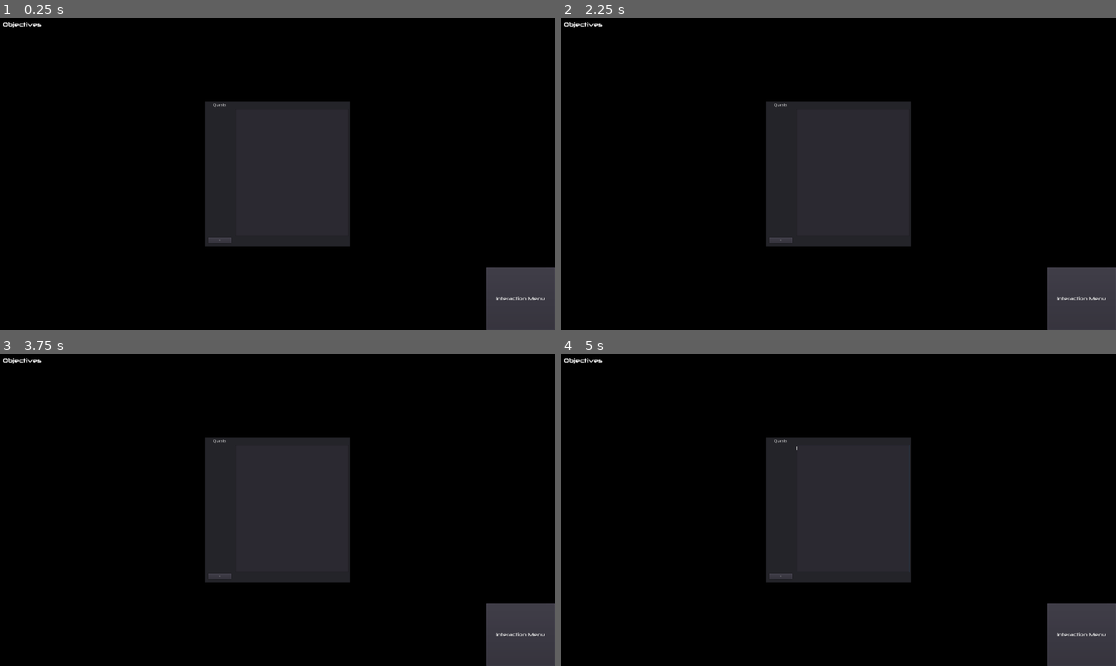
Above: before the commit, frames 1-4 (two rows, left to right).
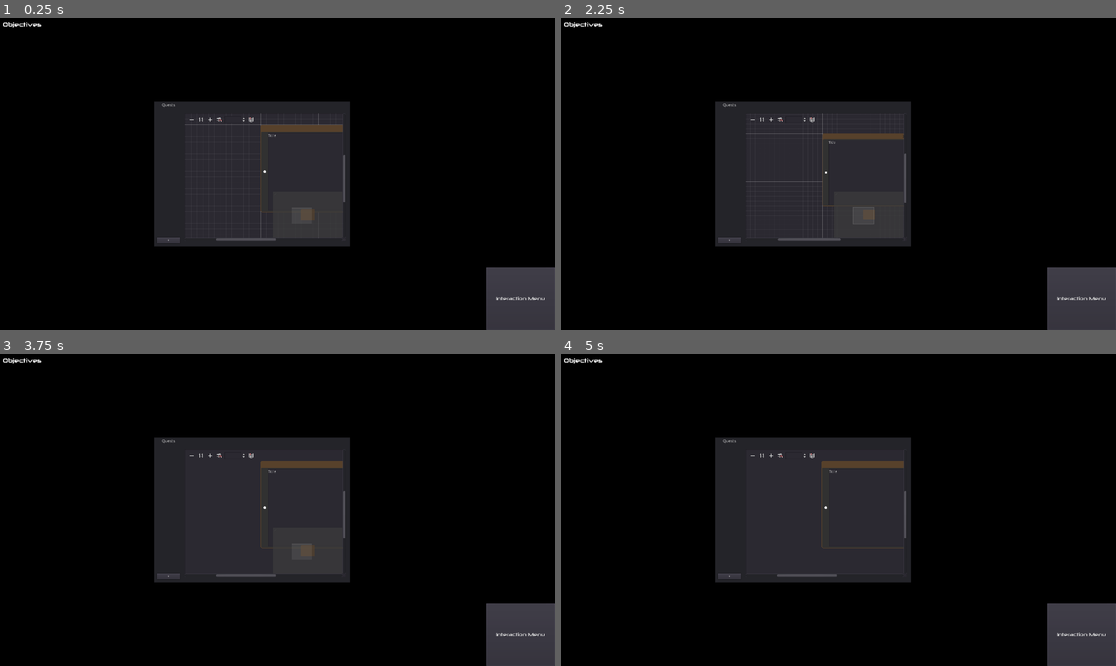
Above: after the commit, the same moments.

Repository: Thorqs/RLQuest
Game: Godot game, scene res://Control.tscn
The game is run twice, just before and just after one commit, with the same random seed, the same clock (stepped at 60 frames per second) and the same inputs.
Inputs (mouse positions are in pixels of both pictures, inside the frame that each line leads up to):
- Up to frame 1 (0.25 s): no input
- Up to frame 2 (2.25 s): click "+" at 0.5 s; click (622, 33) at 1.25 s; click (755, 120) at 2.02 s
- Up to frame 3 (3.75 s): click (210, 456) at 2.77 s; click (222, 456) at 3.52 s
- Up to frame 4 (5 s): click (810, 456) at 4.27 s

The runs differ from the first frame. In frame 1, 5.1% of the frame differs, in the area x 27-63%, y 26-74%; in frame 2, 5.0%; in frame 3, 5.0%; in frame 4, 4.9%.

Commit message:
Saving implemented!

Diff:
--- a/Control.tscn
+++ b/Control.tscn
@@ -1,7 +1,8 @@
-[gd_scene load_steps=5 format=2]
+[gd_scene load_steps=6 format=2]
 
 [ext_resource path="res://Control.gd" type="Script" id=1]
 [ext_resource path="res://neuropolitical rg.ttf" type="DynamicFontData" id=2]
+[ext_resource path="res://QuestGraph.tscn" type="PackedScene" id=3]
 
 [sub_resource type="DynamicFont" id=1]
 size = 20
@@ -85,7 +86,7 @@
 anchor_top = 0.5
 anchor_right = 0.5
 anchor_bottom = 0.5
-margin_left = -250.0
+margin_left = -427.0
 margin_top = -250.0
 margin_right = 250.0
 margin_bottom = 250.0
@@ -141,9 +142,9 @@
 margin_right = 495.0
 margin_bottom = 19.0
 
-[node name="questDetails" type="TextEdit" parent="Journal"]
-margin_left = 105.0
-margin_top = 25.0
-margin_right = 495.0
-margin_bottom = 465.0
+[node name="QuestGraph" parent="Journal" instance=ExtResource( 3 )]
+margin_left = 106.0
+margin_top = 40.0
+margin_right = 664.0
+margin_bottom = 483.0
 [connection signal="pressed" from="Journal/addButton" to="." method="_on_add_button_pressed"]
--- a/QuestGraph.gd
+++ b/QuestGraph.gd
@@ -4,26 +4,78 @@
 
 # Called when the node enters the scene tree for the first time.
 func _ready():
-	pass # Replace with function body.
+	load_save()
+
+func save():
+	var save_quest = File.new()
+	# get name from parent later
+	save_quest.open("res://qname.qst", File.WRITE)
+	var node_data = []
+	for c in get_children():
+		if c is GraphNode:
+			node_data.append({"name": c.name,
+								"offset_x": c.get_offset().x,
+								"offset_y": c.get_offset().y,
+								"size_x": c.get_rect().size.x,
+								"size_y": c.get_rect().size.y,
+								"data": c.get_data()})
+	var data = {"connections": get_connection_list(), "nodes": node_data}
+	save_quest.store_line(to_json(data))
+	save_quest.close()
+	print("saved!")
+
+func load_save():
+	var save_quest = File.new()
+	if not save_quest.file_exists("res://qname.qst"):
+		return
+
+	for c in get_children():
+		if c is GraphNode:
+			c.free()
+
+	save_quest.open("res://qname.qst", File.READ)
+	var save_data = parse_json(save_quest.get_line())
+	for node in save_data["nodes"]:
+		var graph_node_instance = graph_node.instance()
+		graph_node_instance.set_size(Vector2(float(node["size_x"]), float(node["size_y"])))
+		add_child(graph_node_instance)
+		graph_node_instance.name = node["name"]
+		graph_node_instance.set_offset(Vector2(float(node["offset_x"]), float(node["offset_y"])))
+		graph_node_instance.set_data(node["data"])
+
+	for conn in save_data["connections"]:
+		connect_node(conn["from"], conn["from_port"], conn["to"], conn["to_port"])
+	save_quest.close()
+	print("loaded!")
 
 func get_connections(node_name):
 	var ret = {"left": [], "right": []}
 	for conn in get_connection_list():
-		if node_name == conn["from:"]: ret["right"].append(conn["to"])
-		elif node_name == conn["to:"]: ret["right"].append(conn["from"])
+		if node_name == conn["from"]: ret["right"].append(conn["to"])
+		elif node_name == conn["to"]: ret["left"].append(conn["from"])
+	return ret
+
+func disconnect_connections_of_node(node_name):
+	var conn = get_connections(node_name)
+	for c in conn["left"]: disconnect_node(c, 0, node_name, 0)
+	for c in conn["right"]: disconnect_node(node_name, 0, c, 0)
+	save()
 
 func _on_QuestGraph_delete_nodes_request():
 	for c in get_children():
 		if c is GraphNode and c.is_selected():
+			disconnect_connections_of_node(c.name)
 			c.queue_free()
 
 
 func _on_QuestGraph_connection_request(from, from_slot, to, to_slot):
 	connect_node(from, from_slot, to, to_slot)
+	save()
 
 
 func _on_QuestGraph_disconnection_request(from, from_slot, to, to_slot):
 	disconnect_node(from, from_slot, to, to_slot)
+	save()
 
 
 func _on_QuestGraph_connection_to_empty(from, from_slot, release_position):
@@ -31,3 +83,11 @@
 	new_node.set_offset(release_position-Vector2(0, new_node.rect_size.y/2))
 	add_child(new_node)
 	connect_node(from, from_slot, new_node.name, 0)
+	save()
+
+func _on_GraphEdit__end_node_move():
+	save()
+
+
+func _on_QuestGraph__end_node_move():
+	pass # Replace with function body.
--- a/QuestGraph.tscn
+++ b/QuestGraph.tscn
@@ -4,10 +4,11 @@
 [ext_resource path="res://questStepNode.tscn" type="PackedScene" id=2]
 
 [node name="QuestGraph" type="GraphEdit"]
-margin_left = 100.576
-margin_top = 75.8635
-margin_right = 1321.58
-margin_bottom = 849.863
+margin_left = 61.213
+margin_top = 60.0852
+margin_right = 1009.21
+margin_bottom = 667.085
+right_disconnects = true
 scroll_offset = Vector2( -263, -40 )
 script = ExtResource( 1 )
 __meta__ = {
@@ -17,9 +18,10 @@
 [node name="questStepNode" parent="." instance=ExtResource( 2 )]
 margin_left = 263.0
 margin_top = 40.0
-margin_right = 893.0
-margin_bottom = 486.0
+margin_right = 634.0
+margin_bottom = 315.0
 mouse_filter = 1
+[connection signal="_end_node_move" from="." to="." method="_on_QuestGraph__end_node_move"]
 [connection signal="connection_request" from="." to="." method="_on_QuestGraph_connection_request"]
 [connection signal="connection_to_empty" from="." to="." method="_on_QuestGraph_connection_to_empty"]
 [connection signal="delete_nodes_request" from="." to="." method="_on_QuestGraph_delete_nodes_request"]
--- a/questStepNode.gd
+++ b/questStepNode.gd
@@ -14,8 +14,9 @@
 
 
 func _on_questStepNode_close_request():
+	get_parent().disconnect_connections_of_node(name)
 	queue_free()
-
+	get_parent().save()
 
 
 
@@ -27,4 +28,18 @@
 		rect_size.y = int(new_size.y/snap)*snap
 	else:
 		rect_size = new_size
-	text_edit.set_custom_minimum_size(Vector2(-1, rect_size.y-35))
+	text_edit.set_custom_minimum_size(Vector2(-1, get_rect().size.y-45))
+	get_parent().save()
+
+func _on_TextEdit_focus_entered():
+	get_parent().set_selected(self)
+
+func get_data():
+	return{"text": text_edit.text}
+
+func set_data(data):
+	text_edit.text = data["text"]
+
+
+func _on_TextEdit_text_changed():
+	get_parent().save()
--- a/questStepNode.tres
+++ b/questStepNode.tres
@@ -4,7 +4,7 @@
 content_margin_left = 25.0
 content_margin_right = 25.0
 content_margin_top = 27.0
-content_margin_bottom = 25.0
+content_margin_bottom = 5.0
 bg_color = Color( 0.196078, 0.196078, 0.196078, 1 )
 border_width_left = 2
 border_width_top = 24
--- a/questStepNode.tscn
+++ b/questStepNode.tscn
@@ -20,8 +20,9 @@
 corner_radius_bottom_left = 5
 
 [node name="questStepNode" type="GraphNode"]
-margin_right = 630.0
-margin_bottom = 446.0
+margin_top = -1.98801
+margin_right = 371.0
+margin_bottom = 273.012
 custom_styles/frame = ExtResource( 2 )
 custom_styles/selectedframe = SubResource( 1 )
 custom_constants/port_offset = 14
@@ -30,10 +31,10 @@
 resizable = true
 slot/0/left_enabled = true
 slot/0/left_type = 0
-slot/0/left_color = Color( 0.0980392, 0.392157, 0, 1 )
+slot/0/left_color = Color( 1, 1, 1, 1 )
 slot/0/right_enabled = true
 slot/0/right_type = 0
-slot/0/right_color = Color( 0.0980392, 0.392157, 0, 1 )
+slot/0/right_color = Color( 1, 1, 1, 1 )
 script = ExtResource( 1 )
 __meta__ = {
 "_edit_use_anchors_": false
@@ -42,10 +43,12 @@
 [node name="TextEdit" type="TextEdit" parent="."]
 margin_left = 25.0
 margin_top = 27.0
-margin_right = 605.0
+margin_right = 346.0
 margin_bottom = 27.0
 size_flags_horizontal = 3
 size_flags_vertical = 3
 text = "Title"
 [connection signal="close_request" from="." to="." method="_on_questStepNode_close_request"]
 [connection signal="resize_request" from="." to="." method="_on_questStepNode_resize_request"]
+[connection signal="focus_entered" from="TextEdit" to="." method="_on_TextEdit_focus_entered"]
+[connection signal="text_changed" from="TextEdit" to="." method="_on_TextEdit_text_changed"]
